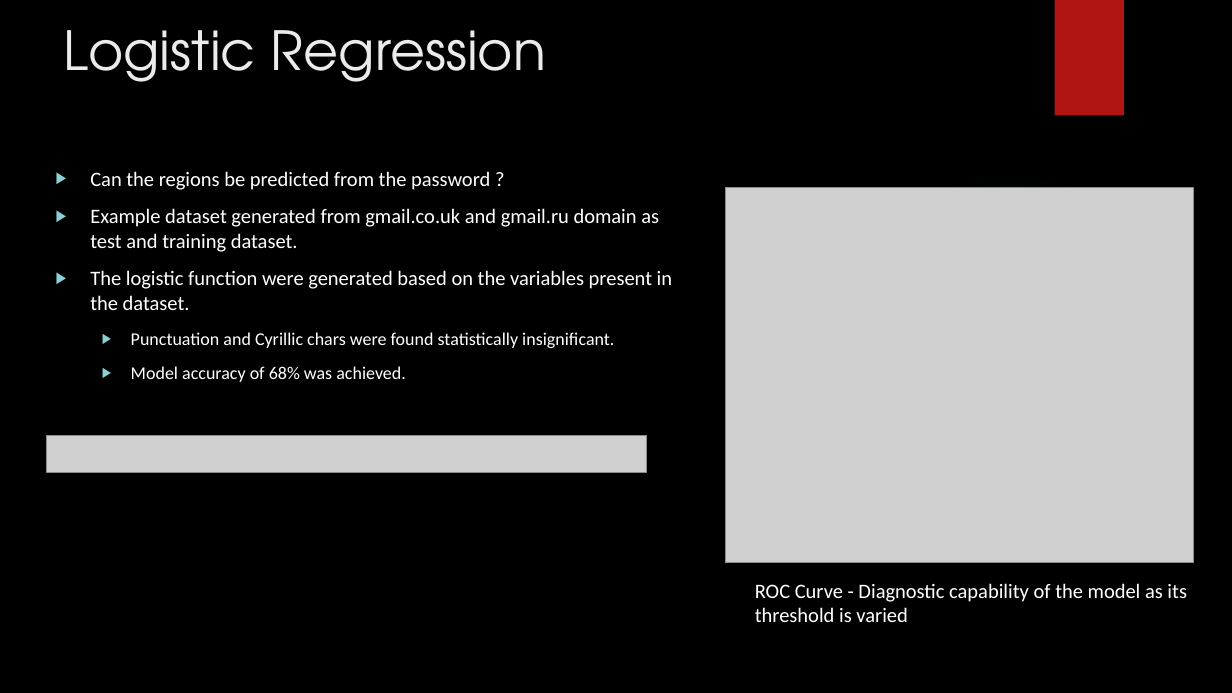
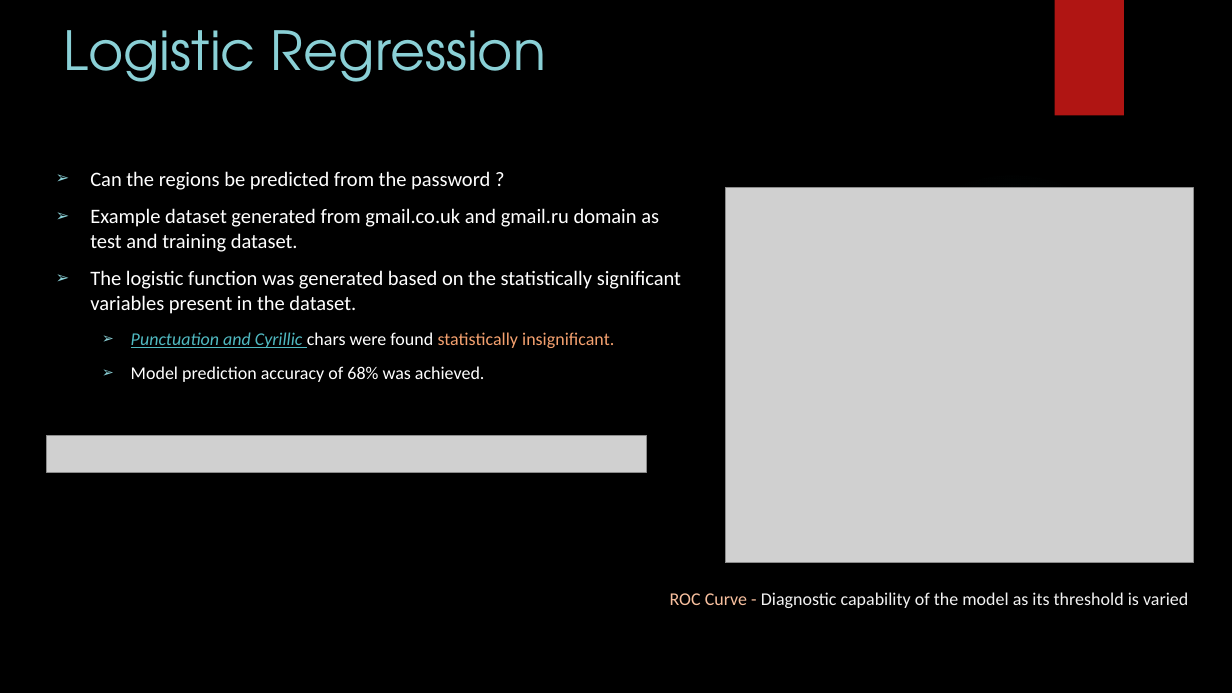
Before and after one commit to ashwin-patil/springboard-intro-to-datascience, a slide deck: slide 8 of capstone_project/Analysis of Passwords exposed in multiple Data Breaches.pptx (slide 7 before the commit). Drawn at 1232x693 pixels with LibreOffice and Linux fonts; fonts in the diff are those of the drawing; grey boxes stand for pictures; background and template pictures are left out. Boxes give left, top, right and bottom in pixels: in the first picture for what was removed or moved away, otherwise in the second. Text is boxed around its words. In the diff, an @@ line names an element or a change of style, - is before the commit and + after.

Commit message:
updates based on mentor feedback

```diff
--- a/capstone_project/Analysis of Passwords exposed in multiple Data Breaches.pptx
+++ b/capstone_project/Analysis of Passwords exposed in multiple Data Breaches.pptx
@@ title "Logistic Regression" at (63, 30, 546, 82): text colour #EBEBEB to #8AD0D6 @@
@@ text at (90, 171, 659, 348): text colour #FFFFFF to #50B9C1, italic on, underline on in "Punctuation and Cyrillic"; text colour #FFFFFF to #F4A16F in "statistically insignificant."; bullet ▶ to ➢ @@
@@ text at (90, 270, 681, 314): text changed @@
-▶ The logistic function were generated based on the variables present in the dataset.
+➢ The logistic function was generated based on the statistically significant variables present in the dataset.
@@ text at (131, 366, 485, 382): text changed @@
-  ▶ Model accuracy of 68% was achieved.
+  ➢ Model prediction accuracy of 68% was achieved.
@@ text "ROC Curve - Diagnostic capability ...": place and size @@
-text "ROC Curve - Diagnostic capability ..." at (755, 583, 1187, 622)
+text "ROC Curve - Diagnostic capability ..." at (670, 592, 1188, 608)
@@ text "ROC Curve - Diagnostic capability ..." at (670, 592, 1188, 608): size 16 to 14 pt; text colour #FFFFFF to #F8C09F in "ROC Curve -"; text colour #FFFFFF to #F2F2F2 in "Diagnostic capability of the model as its ..." @@
```
Also in this commit, not shown: 7 other slides changed, 2 slides added, 1 other file.
